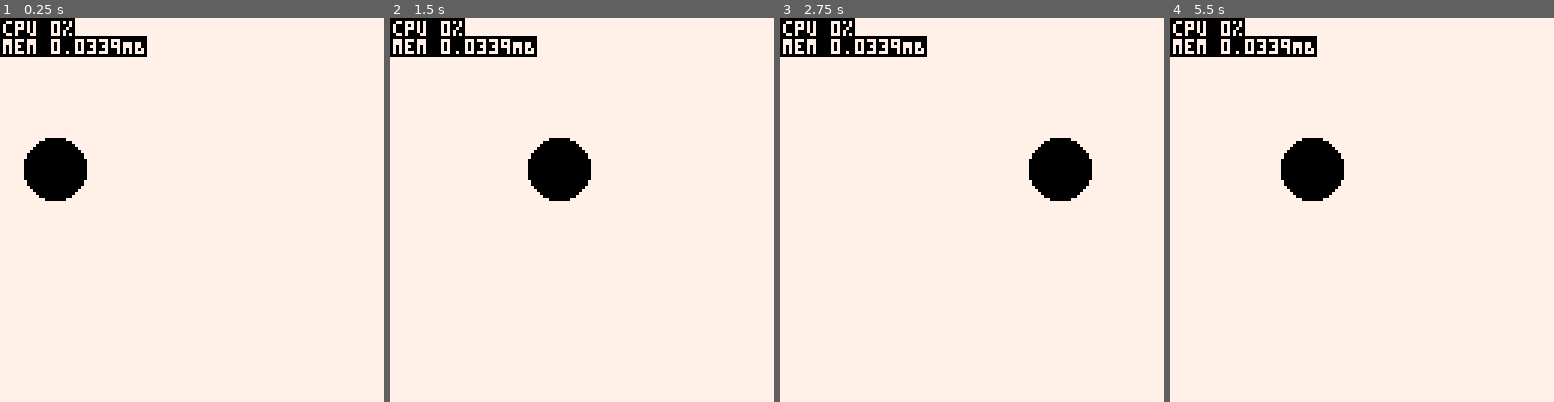
Above: before the commit, frames 1-4 (left to right).
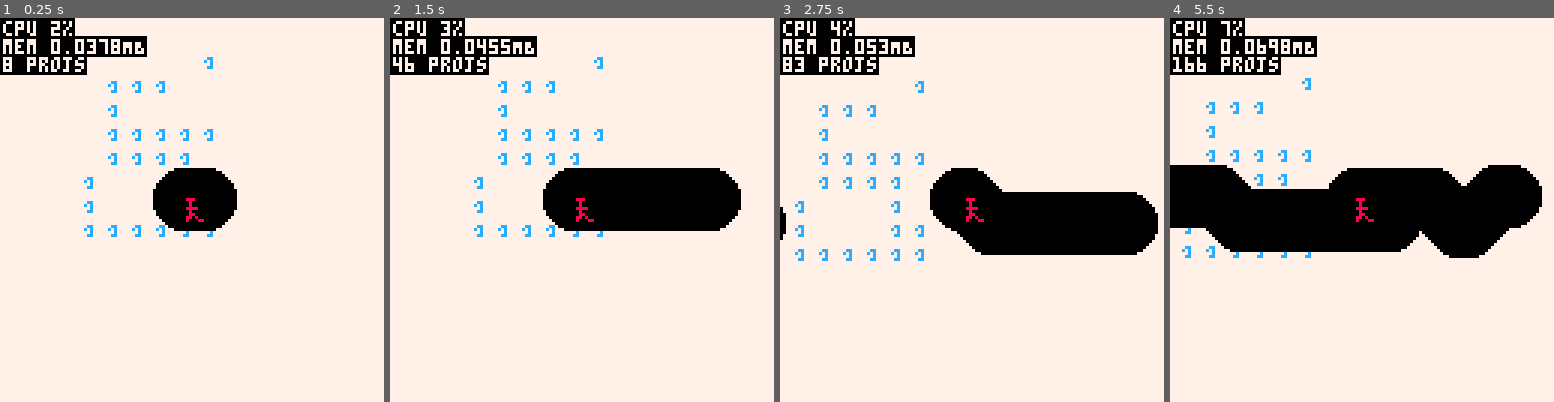
Above: after the commit, the same moments.

Repository: wsasaki01/bath-hack-2026
Game: PICO-8 cartridge bh26.p8
Same seed, same stepped clock (60 frames per second), same inputs: the game is played once before the commit and once after it.
Inputs:
- Up to frame 1 (0.25 s): no input
- Up to frame 2 (1.5 s): tap O (Z key) at 0.7 s
- Up to frame 3 (2.75 s): hold Right 1.6-2.1 s; tap O (Z key) at 1.7, 2.1, 2.5 s; hold Up 2.15-2.42 s; hold Right from 2.47 s (still down)
- Up to frame 4 (5.5 s): tap O (Z key) every 0.4 s from 2.9 to 5.3 s; release Right at 3.03 s; hold Left 3.08-3.58 s; hold Down 3.63-3.97 s; hold Right 4.02-4.68 s; hold Up 4.73-5.03 s; hold Left from 5.08 s (still down)

The runs differ from the first frame. In frame 1, 6.8% of the frame differs, in the area x 0-62%, y 1-58%; in frame 2, 10%; in frame 3, 13%; in frame 4, 21%, in the area x 0-97%, y 1-63%.

Commit message:
Added item manager

Diff:
--- a/bh26.p8
+++ b/bh26.p8
@@ -8,9 +8,27 @@
 #include ./output/projectiles_out.lua
 
 __gfx__
+00000000008880000000000000000000000000000000000000000000000000000000000000000000000000000000000000000000000000000000000000000000
+00000000000800000000000000000000000000000000000000000000000000000000000000000000000000000000000000000000000000000000000000000000
+00700700000800000000000000000000000000000000000000000000000000000000000000000000000000000000000000000000000000000000000000000000
+00077000008888000000000000000000000000000000000000000000000000000000000000000000000000000000000000000000000000000000000000000000
+00077000000800000000000000000000000000000000000000000000000000000000000000000000000000000000000000000000000000000000000000000000
+00700700000880000000000000000000000000000000000000000000000000000000000000000000000000000000000000000000000000000000000000000000
+00000000008808000000000000000000000000000000000000000000000000000000000000000000000000000000000000000000000000000000000000000000
+00000000008000880000000000000000000000000000000000000000000000000000000000000000000000000000000000000000000000000000000000000000
 00000000000000000000000000000000000000000000000000000000000000000000000000000000000000000000000000000000000000000000000000000000
 00000000000000000000000000000000000000000000000000000000000000000000000000000000000000000000000000000000000000000000000000000000
-00700700000000000000000000000000000000000000000000000000000000000000000000000000000000000000000000000000000000000000000000000000
-00077000000000000000000000000000000000000000000000000000000000000000000000000000000000000000000000000000000000000000000000000000
-00077000000000000000000000000000000000000000000000000000000000000000000000000000000000000000000000000000000000000000000000000000
-00700700000000000000000000000000000000000000000000000000000000000000000000000000000000000000000000000000000000000000000000000000
+00000000000000000000000000000000000000000000000000000000000000000000000000000000000000000000000000000000000000000000000000000000
+000cc000000000000000000000000000000000000000000000000000000000000000000000000000000000000000000000000000000000000000000000000000
+00c0c000000000000000000000000000000000000000000000000000000000000000000000000000000000000000000000000000000000000000000000000000
+0000c000000000000000000000000000000000000000000000000000000000000000000000000000000000000000000000000000000000000000000000000000
+000cc000000000000000000000000000000000000000000000000000000000000000000000000000000000000000000000000000000000000000000000000000
+__map__
+0000000000000010100000000000000000000000000000000000000000000000000000000000000000000000000000000000000000000000000000000000000000000000000000000000000000000000000000000000000000000000000000000000000000000000000000000000000000000000000000000000000000000000
+0000001010100000001000101000000000000000000000000000000000000000000000000000000000000000000000000000000000000000000000000000000000000000000000000000000000000000000000000000000000000000000000000000000000000000000000000000000000000000000000000000000000000000
+0000001000000000000000000010100000000000000000000000000000000000000000000000000000000000000000000000000000000000000000000000000000000000000000000000000000000000000000000000000000000000000000000000000000000000000000000000000000000000000000000000000000000000
+0000001010101010101000000000001000000000000000000000000000000000000000000000000000000000000000000000000000000000000000000000000000000000000000000000000000000000000000000000000000000000000000000000000000000000000000000000000000000000000000000000000000000000
+0000001010101000000000000000001000000000000000000000000000000000000000000000000000000000000000000000000000000000000000000000000000000000000000000000000000000000000000000000000000000000000000000000000000000000000000000000000000000000000000000000000000000000
+0000100000001000000000100000001000000000000000000000000000000000000000000000000000000000000000000000000000000000000000000000000000000000000000000000000000000000000000000000000000000000000000000000000000000000000000000000000000000000000000000000000000000000
+0000100000001010101010100010101000000000000000000000000000000000000000000000000000000000000000000000000000000000000000000000000000000000000000000000000000000000000000000000000000000000000000000000000000000000000000000000000000000000000000000000000000000000
+0000101010101010101000101000000000000000000000000000000000000000000000000000000000000000000000000000000000000000000000000000000000000000000000000000000000000000000000000000000000000000000000000000000000000000000000000000000000000000000000000000000000000000
--- a/draw.lua
+++ b/draw.lua
@@ -10,11 +10,21 @@
 
 	-- Game
 	elseif menu==2 then
+		-- Centre camera on player
+		camera(p.x-60,p.y-60)
+
+		-- Draw map
+		map(0,0,0,0,8,8)
+
 		-- Projectile drawing
 		for pr in all(projs) do
 			pr:draw()
 		end
+
+		p:draw()
 	end
+
+	camera()
 
 	-- Menu transition
 	if counters.trans_cnt != -1 then
--- a/init.lua
+++ b/init.lua
@@ -1,4 +1,5 @@
 function _init()
+	printh("**********************")
 	global_cnt = 0
 
 	-- Block all inputs (used during transitions, etc.)
@@ -18,6 +19,7 @@
 	-- Main menu selected option index
 	menu_idx = 1
 
+	--[[]]
 	-- DEBUG: Launch to game
 	menu = 2
 	init_game()
@@ -25,6 +27,9 @@
 end
 
 function init_game()
+	p = create_player()
+	items = {}
+	add(items, create_item(0))
 	projs = {}
-	add(projs, create_proj(10, 50, 0))
+	--add(projs, create_proj(10, 50, 0))
 end
--- a/output/draw_out.lua
+++ b/output/draw_out.lua
@@ -11,10 +11,20 @@
 
 	elseif menu==2 then
 
+		camera(p.x-60,p.y-60)
+
+
+		map(0,0,0,0,8,8)
+
+
 		for pr in all(projs) do
 			pr:draw()
 		end
+
+		p:draw()
 	end
+
+	camera()
 
 
 	if counters.trans_cnt != -1 then
@@ -25,4 +35,5 @@
 
 	print("\#0cpu "..tostr(flr(stat(1)*100)).."%",1,1,7)
 	print("\#0mem "..tostr(stat(0)/1024).."MB")
+	print("\#0"..tostr(#projs).." projs")
 end
--- a/output/init_out.lua
+++ b/output/init_out.lua
@@ -1,4 +1,5 @@
 function _init()
+	printh("**********************")
 	global_cnt = 0
 
 
@@ -18,6 +19,7 @@
 
 	menu_idx = 1
 
+	--[[]]
 
 	menu = 2
 	init_game()
@@ -25,6 +27,9 @@
 end
 
 function init_game()
+	p = create_player()
+	items = {}
+	add(items, create_item(0))
 	projs = {}
-	add(projs, create_proj(10, 50, 0))
+
 end
--- a/output/player_out.lua
+++ b/output/player_out.lua
@@ -1,6 +1,7 @@
 function create_player()
 	return {
-		x=0,y=0,
+		x=50,y=50,
+
 		move = function(self)
 			if btn(0) then
 				self.x -= 1
--- a/output/projectiles_out.lua
+++ b/output/projectiles_out.lua
@@ -17,10 +17,24 @@
 				if (self.x > 128) self.x = 0
 
 
-
 			end,
 		}
 	end
 
 	return setmetatable(proj, {__index=proj_parent})
 end
+
+item_parent = {
+
+	n = 60, type=0,
+	cooldown = function(self)
+		if (global_cnt % self.n == 0) add(projs, create_proj(p.x, p.y, self.type))
+	end
+}
+
+function create_item(type)
+	local item = {t=0}
+	if (type == 0) item.n = 60
+
+	return setmetatable(item, {__index=item_parent})
+end
--- a/output/update_out.lua
+++ b/output/update_out.lua
@@ -25,10 +25,16 @@
 		end
 
 	elseif menu==2 then
+		for i in all(items) do
+			i:cooldown()
+		end
+
 
 		for pr in all(projs) do
 			pr:update()
 		end
+
+		p:move()
 	end
 
 
--- a/player.lua
+++ b/player.lua
@@ -1,6 +1,7 @@
 function create_player()
 	return {
-		x=0,y=0,
+		x=50,y=50,
+		-- TODO: diagonal shit
 		move = function(self)
 			if btn(0) then
 				self.x -= 1
--- a/projectiles.lua
+++ b/projectiles.lua
@@ -16,11 +16,25 @@
 				-- Loop around the screen
 				if (self.x > 128) self.x = 0
 
-				-- Cause damage on collision
-
+				-- TODO: Cause damage on collision
 			end,
 		}
 	end
 
 	return setmetatable(proj, {__index=proj_parent})
 end
+
+item_parent = {
+	-- Spawn this item every N frames
+	n = 60, type=0,
+	cooldown = function(self)
+		if (global_cnt % self.n == 0) add(projs, create_proj(p.x, p.y, self.type))
+	end
+}
+
+function create_item(type)
+	local item = {t=0}
+	if (type == 0) item.n = 60
+
+	return setmetatable(item, {__index=item_parent})
+end
--- a/update.lua
+++ b/update.lua
@@ -25,10 +25,16 @@
 		end
 	-- Game
 	elseif menu==2 then
+		for i in all(items) do
+			i:cooldown()
+		end
+
 		-- Projectile processing
 		for pr in all(projs) do
 			pr:update()
 		end
+
+		p:move()
 	end
 
 	-- Change to different menu modes in the middle of transitions (15th frame out of 30)
